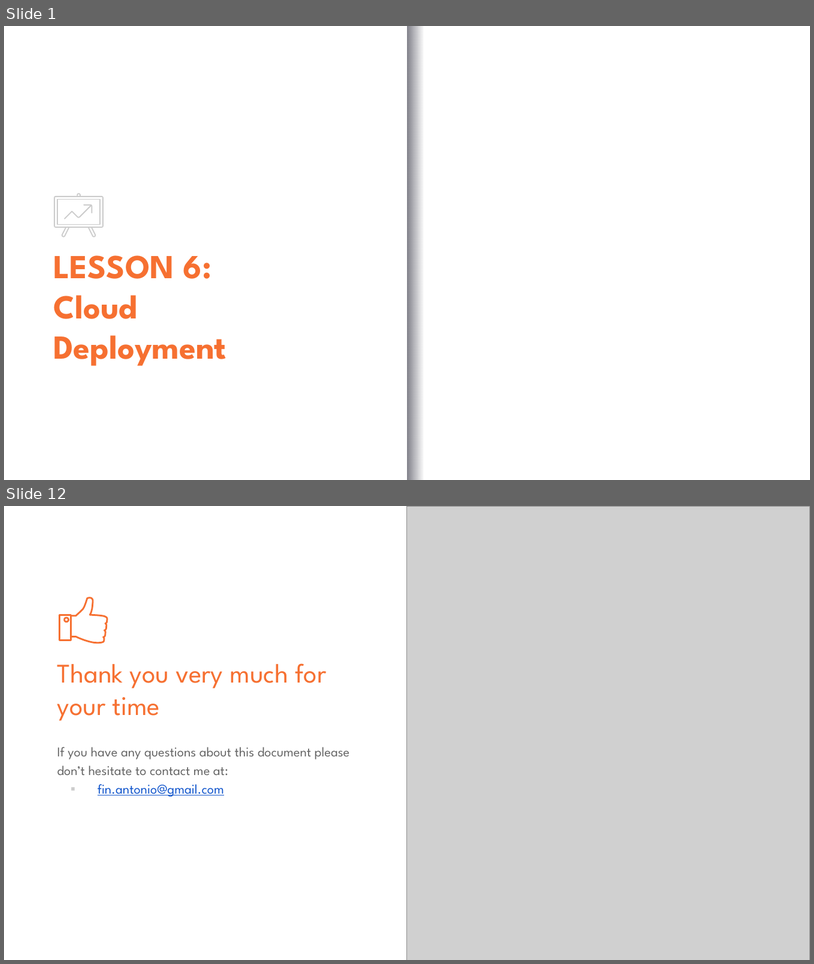
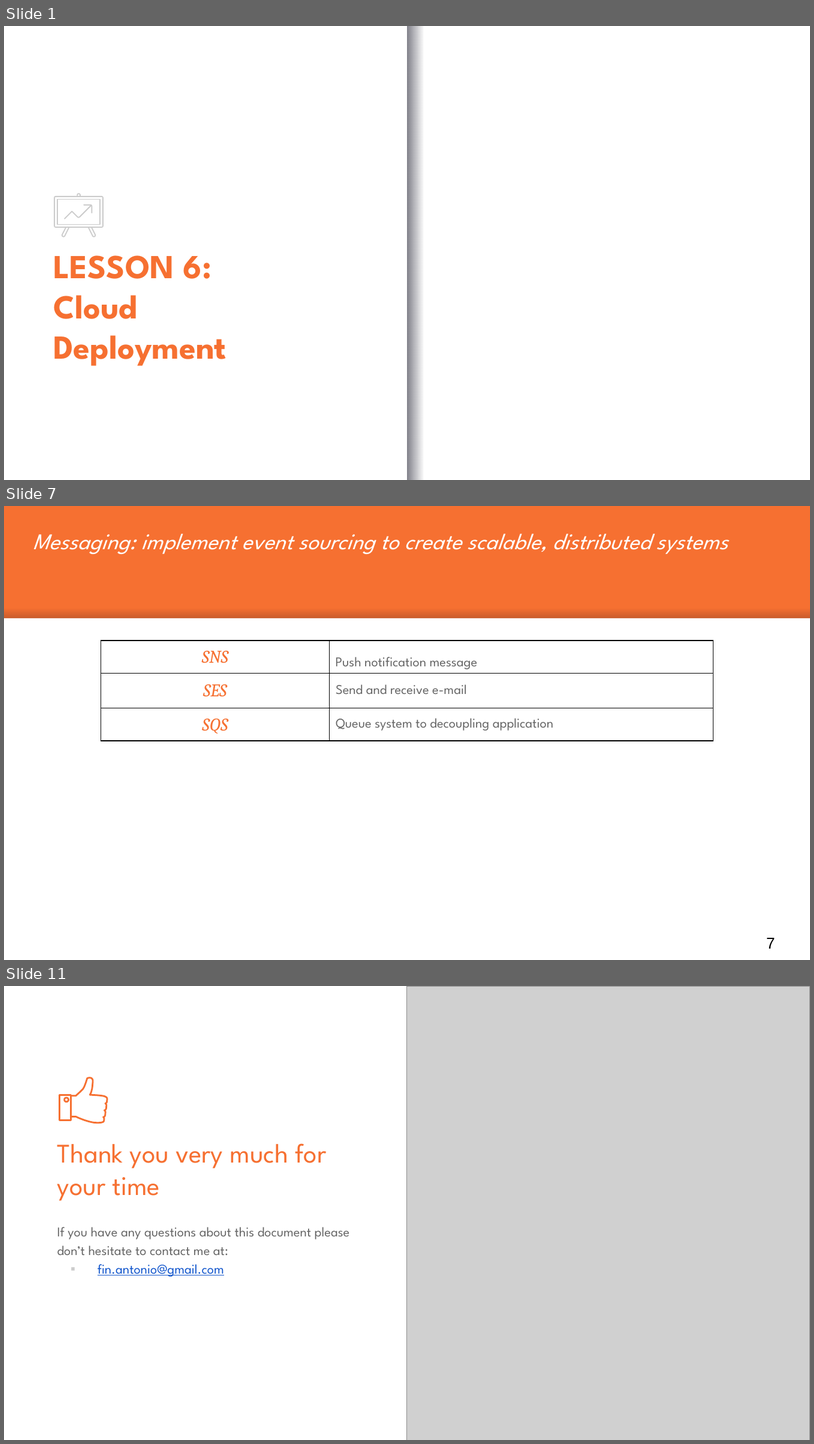
Before and after one commit to antfin/ComputerProgrammingBasic, a slide deck: lessons/Lesson_6.pptx. Shown one above the other, each under a label of ours: slides 1 and 12 before the commit, slides 1, 7 and 11 after it; the slides between them are not shown. The pictures are 814x964 and 814x1444 pixels, drawn with LibreOffice and Linux fonts; fonts in the diff are those of the drawing; grey boxes stand for pictures; background and template pictures are left out. Boxes give left, top, right and bottom in pixels: in the first picture for what was removed or moved away, otherwise in the second. Text is boxed around its words. In the diff, an @@ line names an element or a change of style, - is before the commit and + after.

```diff
--- a/lessons/Lesson_6.pptx
+++ b/lessons/Lesson_6.pptx
@@ slide 7 added at box(4, 506, 810, 960), background #F67031 @@
@@ text added at box(33, 534, 728, 554), 20 pt, text #FFFFFF, italic @@
+Messaging: implement event sourcing to create scalable, distributed systems
@@ rectangle added at box(4, 608, 810, 618), fill gradient #000014 @@
@@ rectangle added at box(4, 618, 810, 959), fill #FFFFFF @@
@@ table added at box(101, 640, 714, 741), 3 rows, 2 columns @@
+SNS | Push notification message
+SES | Send and receive e-mail
+SQS | Queue system to decoupling application
@@ page number added at box(767, 937, 776, 948), 14 pt, text #000000 @@
+7
@@ what was slide 12 is now slide 11 @@
```
Also in this commit, not shown: 2 slides changed, 6 other slides added, 8 slides removed, 4 other files.
